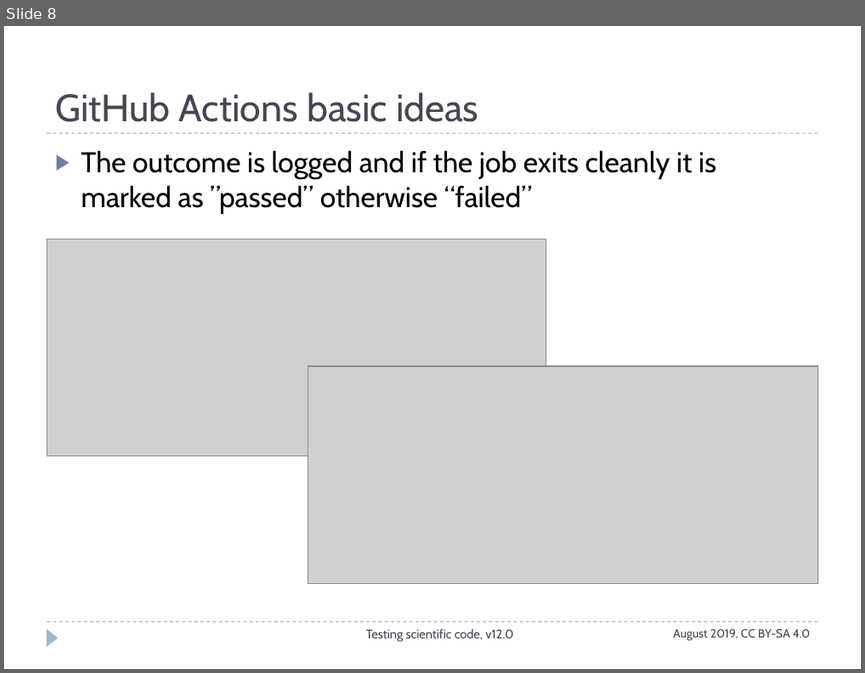
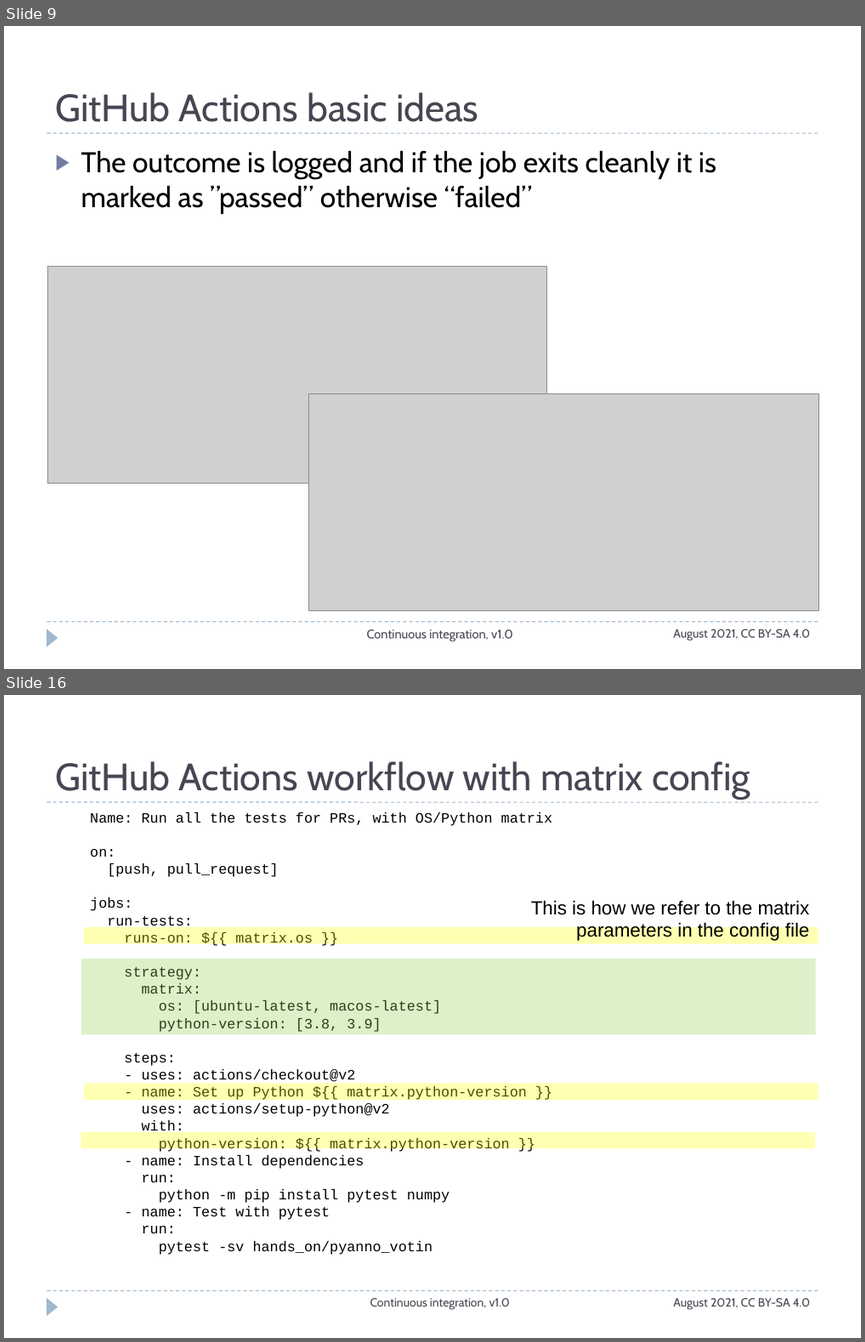
Before and after one commit to ASPP/testing_debugging_profiling, a slide deck: continuous_integration.pptx. Shown one above the other, each under a label of ours: slide 8 before the commit, slides 9 and 16 after it; the slides between them are not shown. The pictures are 865x673 and 865x1342 pixels, drawn with LibreOffice and Linux fonts; fonts in the diff are those of the drawing; grey boxes stand for pictures. Boxes give left, top, right and bottom in pixels: in the first picture for what was removed or moved away, otherwise in the second. Text is boxed around its words. In the diff, an @@ line names an element or a change of style, - is before the commit and + after.

```diff
--- a/continuous_integration.pptx
+++ b/continuous_integration.pptx
@@ slide 16 added at bbox=[4, 695, 861, 1338], background #FFFFFF; not listed: 3 template elements that a slide beside it also shows @@
@@ title added at bbox=[55, 761, 750, 799], 32 pt, text #464653 @@
+GitHub Actions workflow with matrix config
@@ text added at bbox=[90, 812, 552, 1254], 12 pt, text #000000 @@
+Name: Run all the tests for PRs, with OS/Python matrix
+on:
+[push, pull_request]
+jobs:
+run-tests:
+runs-on: ${{ matrix.os }}
+strategy:
+matrix:
+os: [ubuntu-latest, macos-latest]
+python-version: [3.8, 3.9]
+steps:
+- uses: actions/checkout@v2
+- name: Set up Python ${{ matrix.python-version }}
+uses: actions/setup-python@v2
+with:
+python-version: ${{ matrix.python-version }}
+- name: Install dependencies
+run:
+python -m pip install pytest numpy
+- name: Test with pytest
+run:
+pytest -sv hands_on/pyanno_votin
@@ text added at bbox=[531, 900, 810, 941], 16 pt, text #000000 @@
+This is how we refer to the matrix parameters in the config file
@@ rectangle added at bbox=[84, 927, 818, 943], fill #FFFF00 at 30% opacity @@
@@ rectangle added at bbox=[81, 958, 816, 1034], fill #92D050 at 30% opacity @@
@@ rectangle added at bbox=[84, 1083, 818, 1100], fill #FFFF00 at 30% opacity @@
@@ rectangle added at bbox=[81, 1132, 816, 1148], fill #FFFF00 at 30% opacity @@
@@ text added at bbox=[370, 1298, 510, 1310], 10 pt, text #464653 @@
+Continuous integration, v1.0
@@ text added at bbox=[673, 1298, 810, 1310], 10 pt, text #464653 @@
+August 2021, CC BY-SA 4.0
@@ what was slide 8 is now slide 9 @@
@@ slide 9 changed as well @@
@@ picture: place and size @@
-picture at bbox=[46, 238, 546, 455]
+picture at bbox=[47, 266, 547, 482]
@@ picture: place and size @@
-picture at bbox=[308, 366, 818, 583]
+picture at bbox=[309, 393, 819, 610]
@@ text at bbox=[367, 629, 513, 641]: text changed @@
-Testing scientific code, v12.0
+Continuous integration, v1.0
@@ text at bbox=[673, 629, 810, 641]: text changed @@
-August 2019, CC BY-SA 4.0
+August 2021, CC BY-SA 4.0
```
Also in this commit, not shown: 10 other slides changed, 12 other slides added, 3 slides removed.
